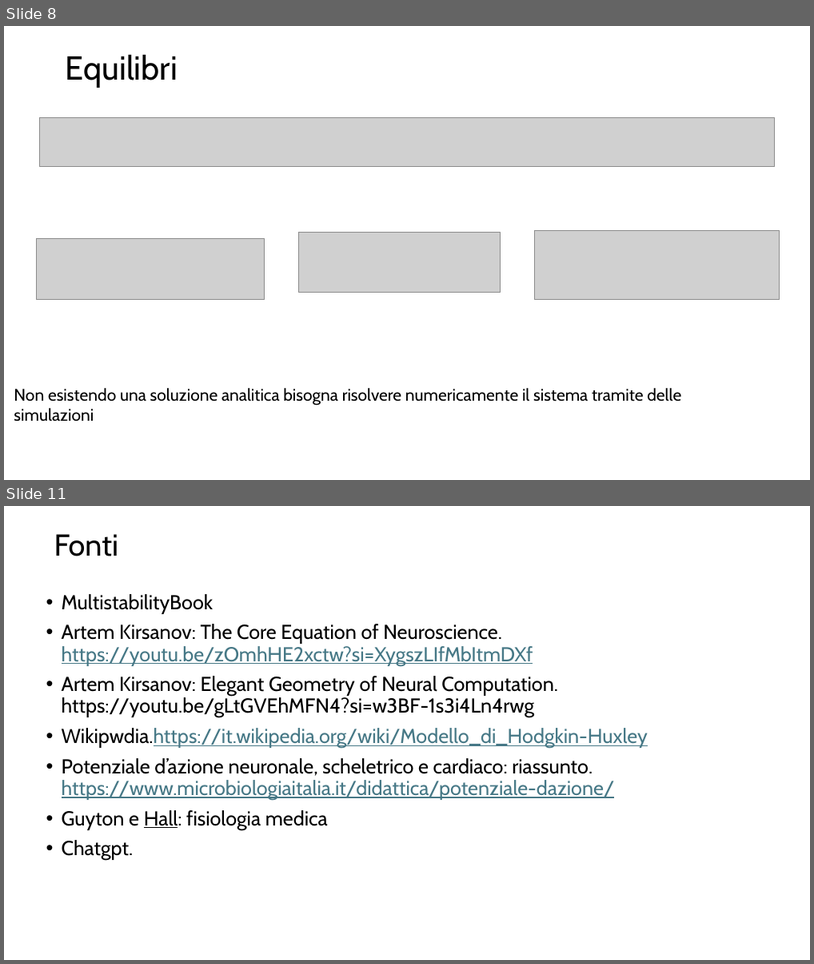
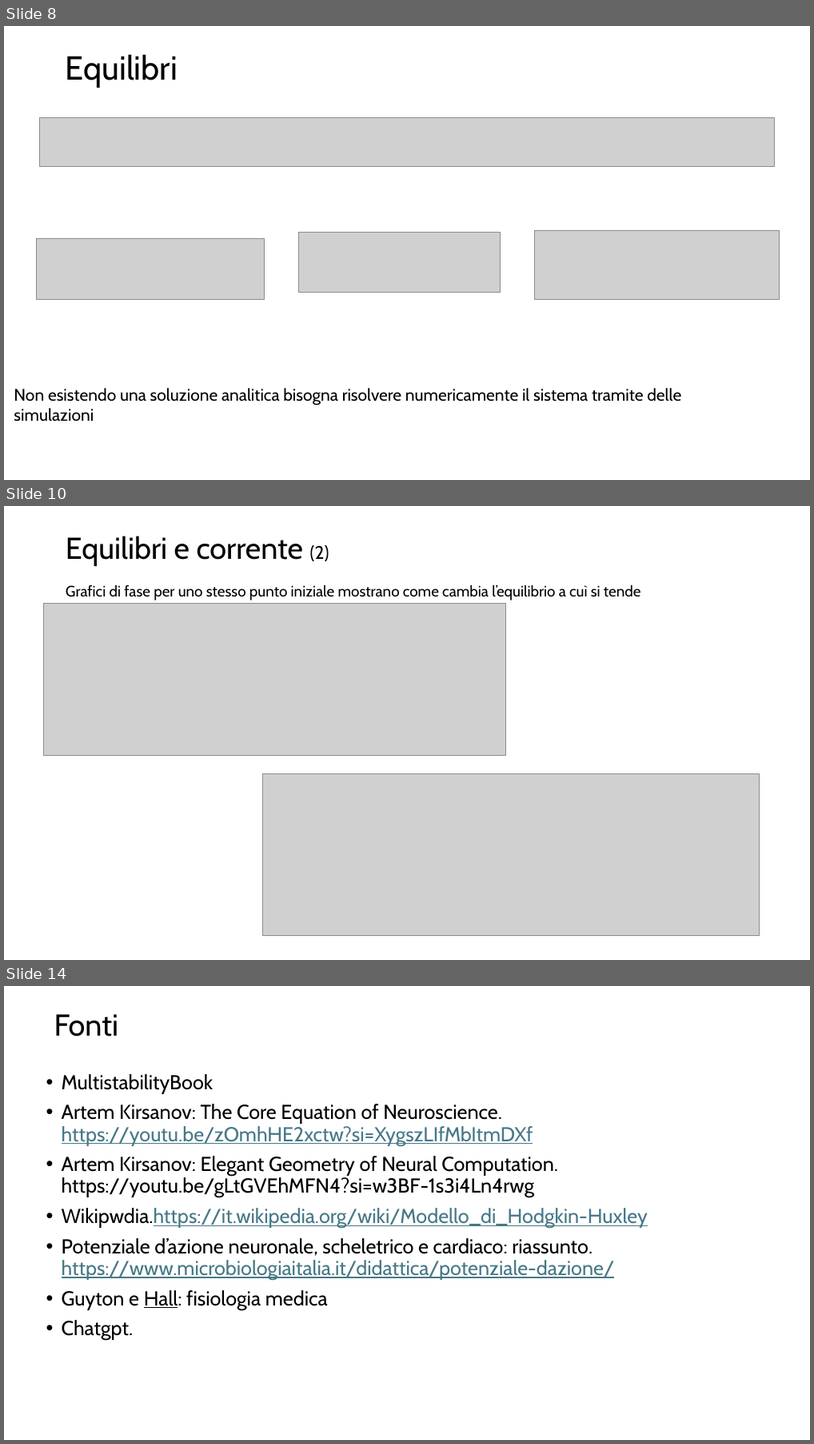
Before and after one commit to pietromihelj/modelli-e-sistemi-complessi, a slide deck: voltaggio nel neurone Pietro Mihelj.pptx. Shown one above the other, each under a label of ours: slides 8 and 11 before the commit, slides 8, 10 and 14 after it; the slides between them are not shown. The pictures are 814x964 and 814x1444 pixels, drawn with LibreOffice and Linux fonts; fonts in the diff are those of the drawing; grey boxes stand for pictures. Boxes give left, top, right and bottom in pixels: in the first picture for what was removed or moved away, otherwise in the second. Text is boxed around its words. In the diff, an @@ line names an element or a change of style, - is before the commit and + after.

```diff
--- a/voltaggio nel neurone Pietro Mihelj.pptx
+++ b/voltaggio nel neurone Pietro Mihelj.pptx
@@ slide 10 added at [4, 506, 810, 960], background #FFFFFF @@
@@ title added at [66, 536, 330, 566], 36 pt, text #000000 @@
+Equilibri e corrente (2)
@@ text added at [66, 584, 642, 600], 18 pt, text #000000 @@
+Grafici di fase per uno stesso punto iniziale mostrano come cambia l’equilibrio a cuì si tende
@@ picture added at [43, 604, 506, 756] @@
@@ picture added at [263, 773, 760, 936] @@
@@ what was slide 11 is now slide 14 @@
```
Also in this commit, not shown: 3 slides changed, 2 other slides added, 1 other file.
